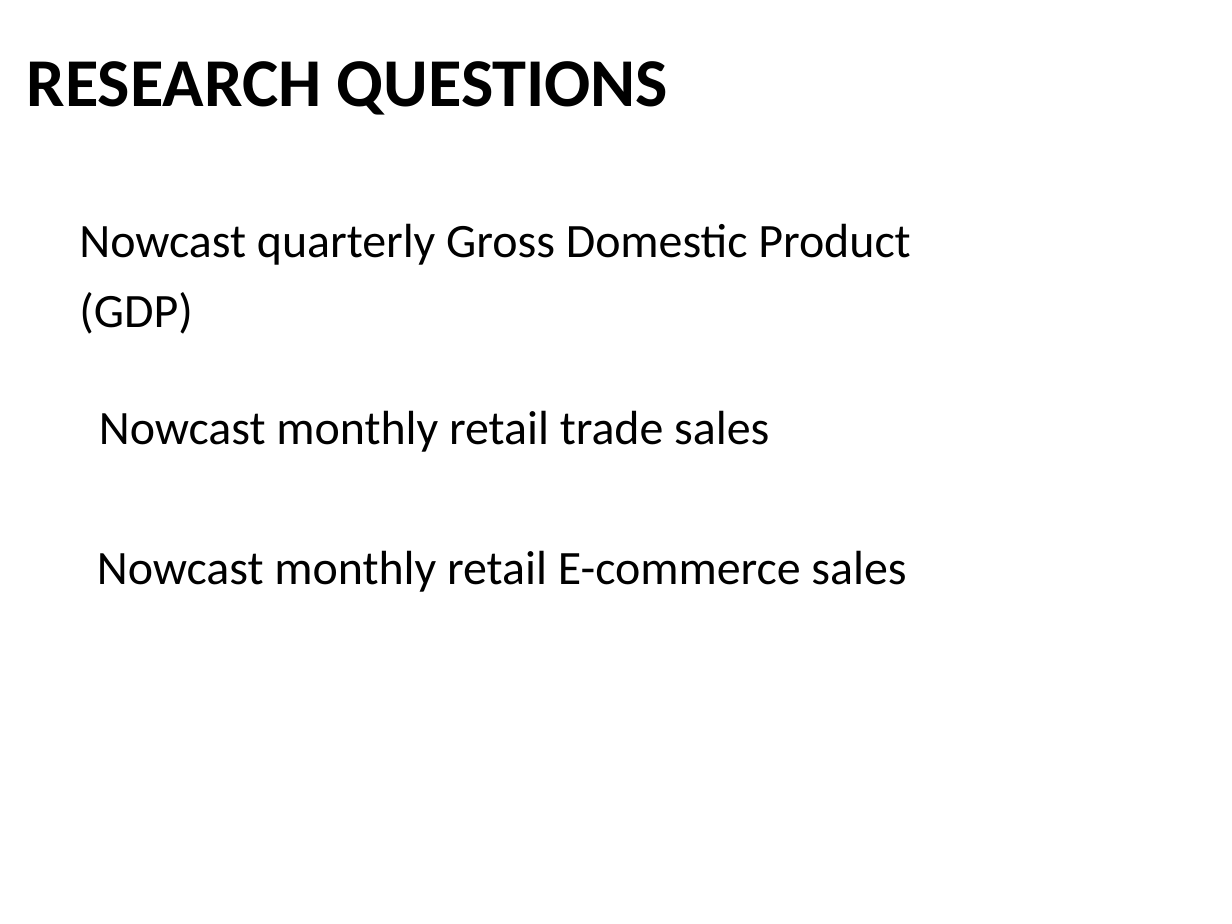
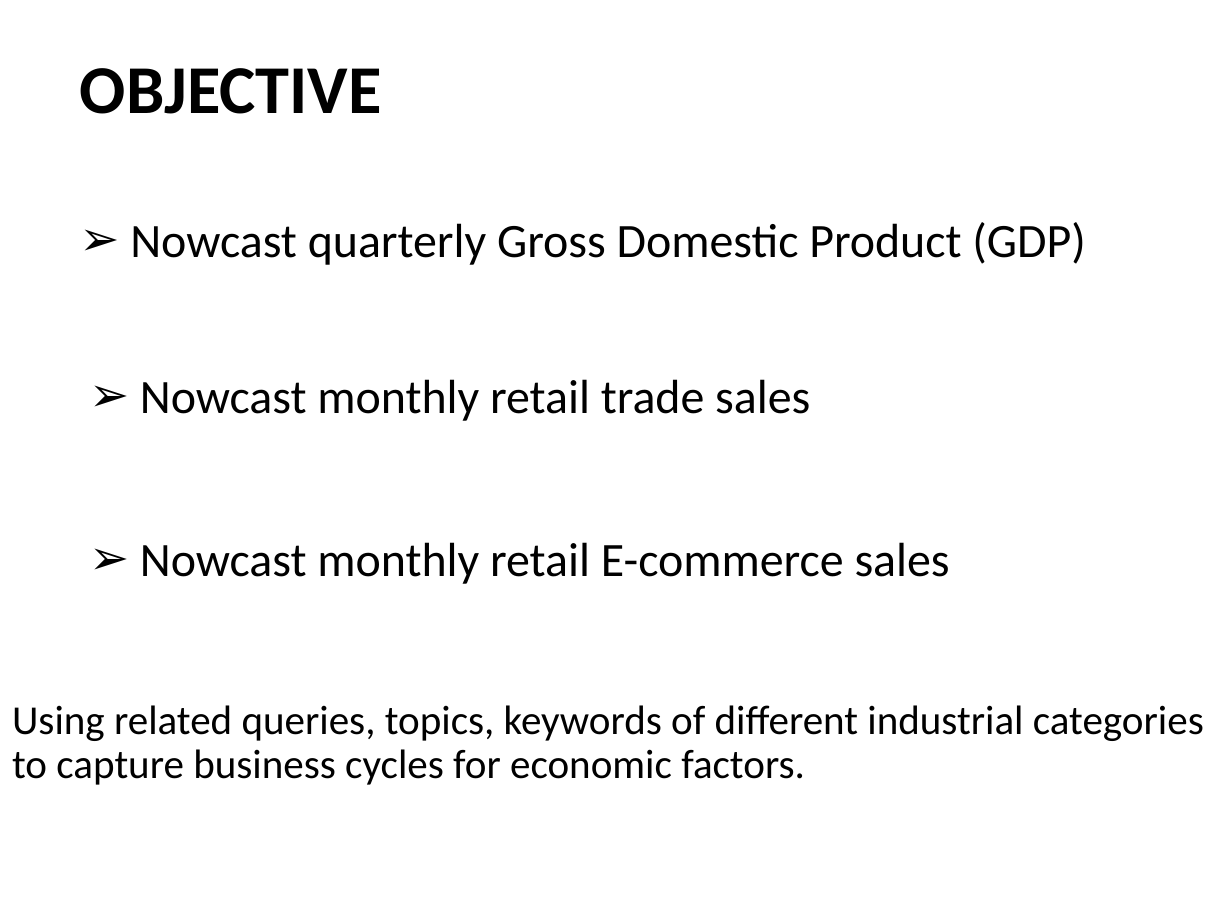
Before and after one commit to ubco-mds-2021-labs/capstone-project-googletrends_capstone, a slide deck: slide 15 of admin/weekly-updates/week8/sample final ppt.pptx (slide 13 before the commit). Drawn at 1232x924 pixels with LibreOffice and Linux fonts; fonts in the diff are those of the drawing. Boxes give left, top, right and bottom in pixels: in the first picture for what was removed or moved away, otherwise in the second. Text is boxed around its words. In the diff, an @@ line names an element or a change of style, - is before the commit and + after.

```diff
--- a/admin/weekly-updates/week8/sample final ppt.pptx
+++ b/admin/weekly-updates/week8/sample final ppt.pptx
@@ text at (80, 68, 382, 114): text changed @@
-RESEARCH QUESTIONS
+OBJECTIVE
@@ bullet none to ➢ in 3 elements at (140, 542, 950, 584), (140, 379, 810, 421), (130, 222, 1085, 265) @@
@@ text "Nowcast monthly retail trade sales": place and size @@
-text "Nowcast monthly retail trade sales" at (99, 410, 769, 452)
+text "Nowcast monthly retail trade sales" at (140, 379, 810, 421)
@@ text "Nowcast monthly retail E-commerce sales": place and size @@
-text "Nowcast monthly retail E-commerce sales" at (97, 550, 906, 592)
+text "Nowcast monthly retail E-commerce sales" at (140, 542, 950, 584)
@@ text added at (12, 705, 1204, 785), 24 pt, text #000000 @@
+Using related queries, topics, keywords of different industrial categories to capture business cycles for economic factors.
```
Also in this commit, not shown: 3 other slides changed, 7 slides added, 6 slides removed, 1 other file.
